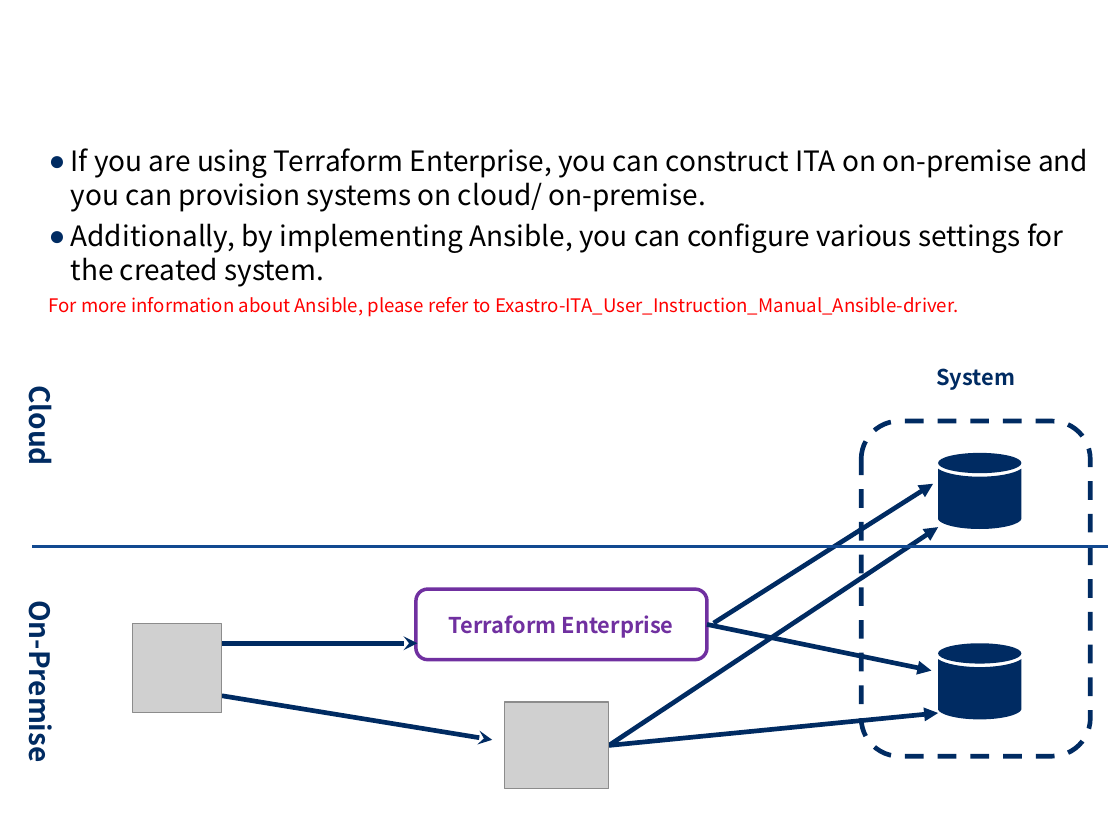
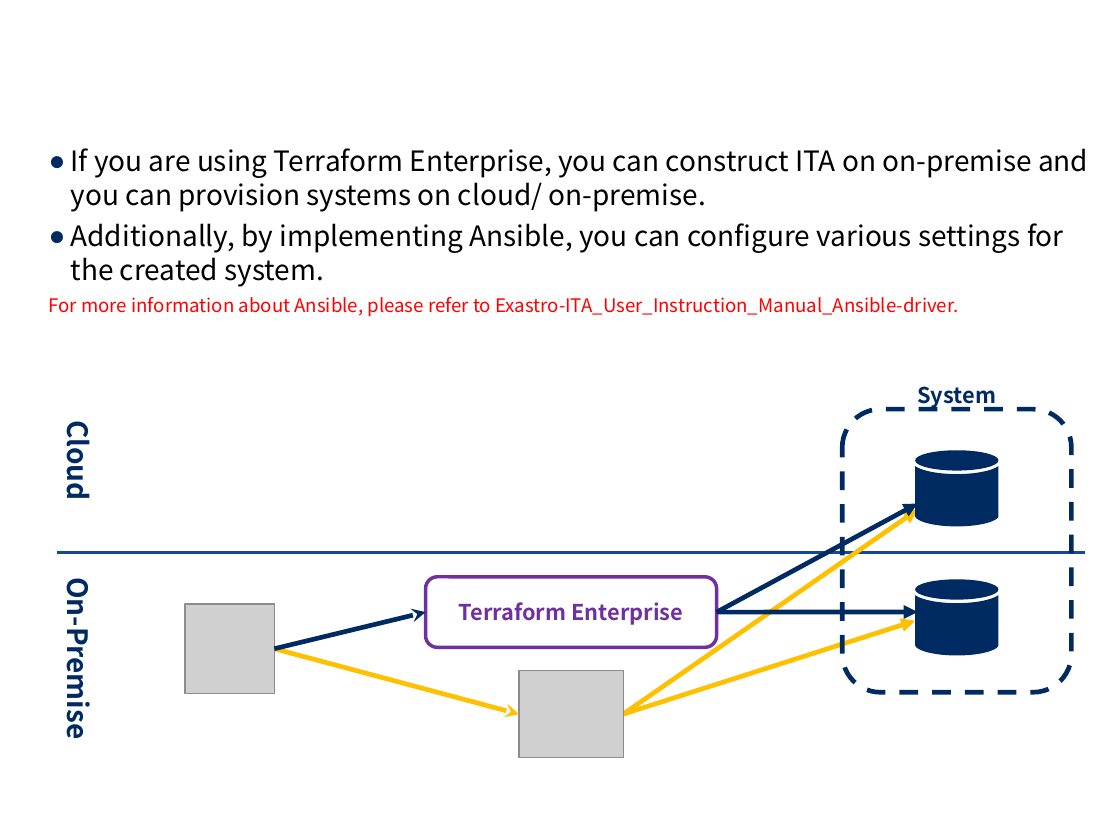
Before and after one commit to exastro-suite/it-automation-docs, a slide deck: slide 11 of asset/Learn/ITA-Terraform-Driver_en.pptx. Drawn at 1120x840 pixels with LibreOffice and Linux fonts; fonts in the diff are those of the drawing; grey boxes stand for pictures; background and template pictures are left out. Boxes give left, top, right and bottom in pixels: in the first picture for what was removed or moved away, otherwise in the second. Text is boxed around its words. In the diff, an @@ line names an element or a change of style, - is before the commit and + after.

```diff
--- a/asset/Learn/ITA-Terraform-Driver_en.pptx
+++ b/asset/Learn/ITA-Terraform-Driver_en.pptx
@@ text "System" moved from (x1=936, y1=368, x2=1015, y2=390) to (x1=917, y1=386, x2=996, y2=409) @@
@@ text "Cloud" moved from (x1=22, y1=393, x2=63, y2=463) to (x1=60, y1=428, x2=101, y2=498) @@
@@ rounded rectangle resized from (x1=861, y1=421, x2=1091, y2=756) to (x1=842, y1=409, x2=1072, y2=692) @@
@@ freeform shape moved from (x1=939, y1=452, x2=1021, y2=529) to (x1=915, y1=450, x2=998, y2=526) @@
@@ arrow moved from (713, 623) - (933, 484) to (717, 613) - (917, 504) @@
@@ arrow moved from (609, 746) - (939, 528) to (623, 715) - (917, 510) @@
@@ arrow (623, 715) - (917, 510): stroke #002B62 3 pt to #FFC000 3 pt @@
@@ text "On-Premise" moved from (x1=22, y1=616, x2=63, y2=757) to (x1=60, y1=593, x2=101, y2=734) @@
@@ line moved from (32, 547) - (1109, 547) to (57, 552) - (1085, 552) @@
@@ rounded rectangle "Terraform Enterprise" moved from (x1=416, y1=589, x2=707, y2=660) to (x1=426, y1=577, x2=717, y2=647) @@
@@ freeform shape moved from (x1=939, y1=643, x2=1021, y2=719) to (x1=915, y1=579, x2=998, y2=655) @@
@@ picture moved from (x1=132, y1=624, x2=222, y2=713) to (x1=185, y1=604, x2=274, y2=693) @@
@@ arrow moved from (222, 643) - (418, 643) to (274, 648) - (426, 613) @@
@@ arrow moved from (609, 746) - (939, 713) to (623, 715) - (915, 620) @@
@@ arrow (623, 715) - (915, 620): stroke #002B62 3 pt to #FFC000 3 pt @@
@@ arrow moved from (707, 625) - (932, 671) to (717, 613) - (917, 612) @@
@@ arrow moved from (222, 696) - (492, 740) to (274, 648) - (519, 715) @@
@@ arrow (274, 648) - (519, 715): stroke #002B62 3 pt to #FFC000 3 pt @@
@@ picture moved from (x1=505, y1=702, x2=609, y2=788) to (x1=519, y1=671, x2=623, y2=757) @@
```
Also in this commit, not shown: 8 other slides changed, 11 other files.
